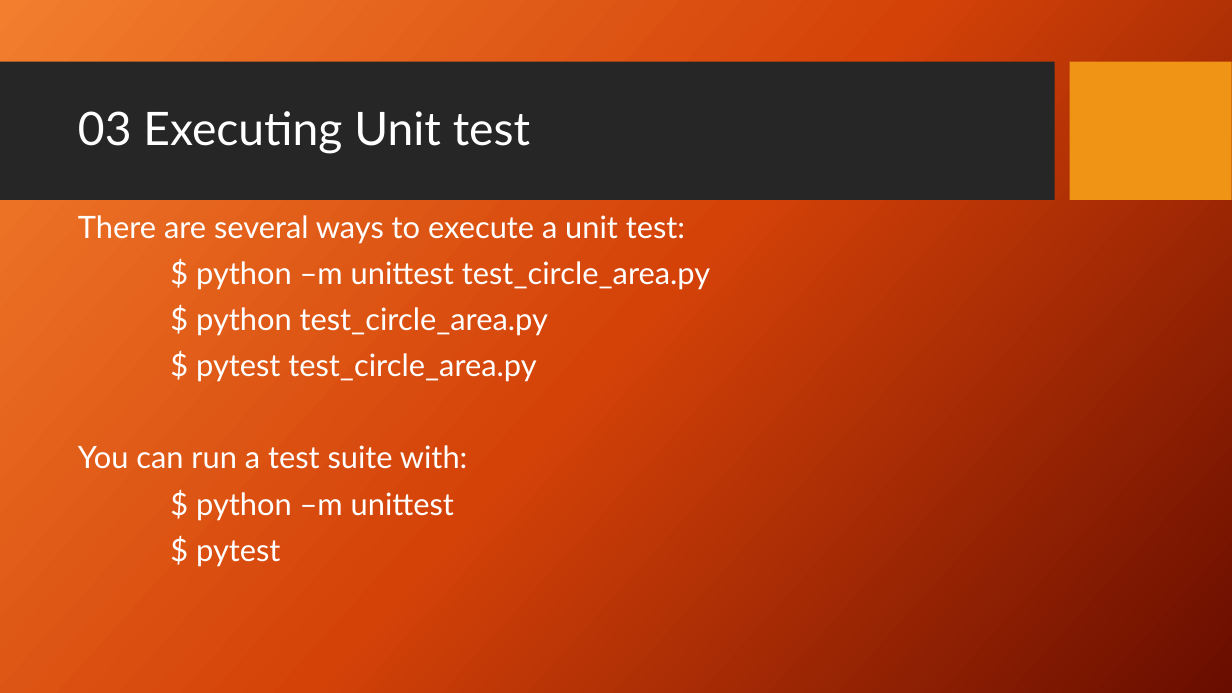
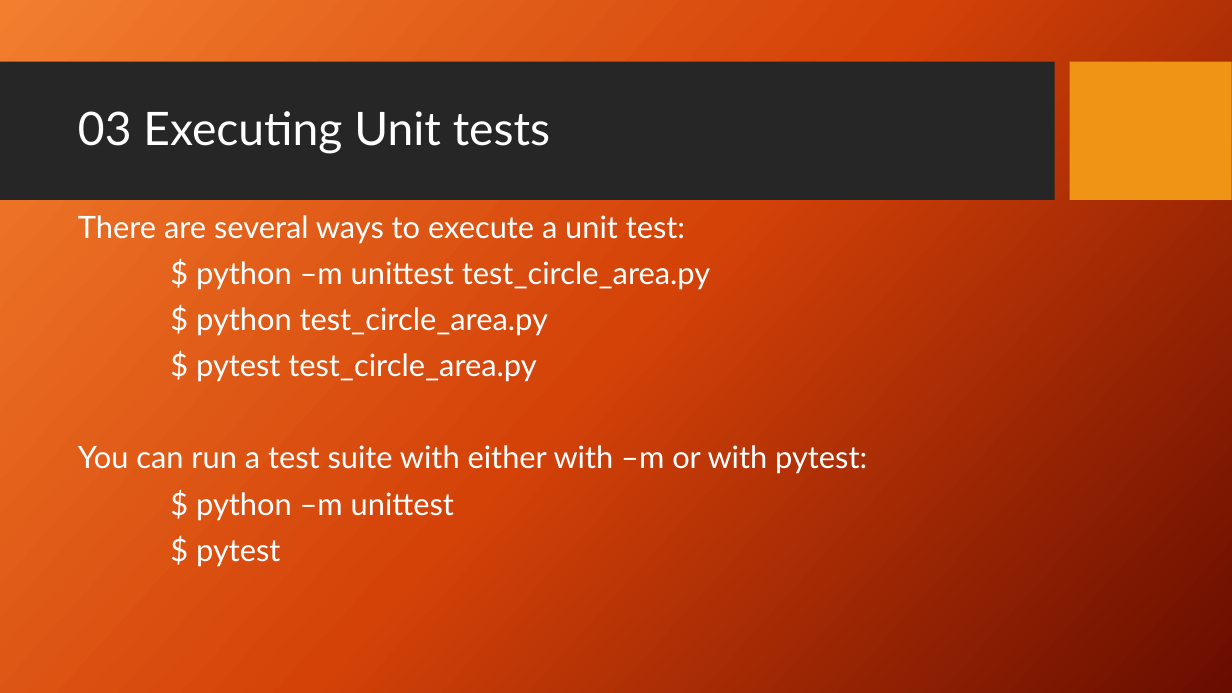
Before and after one commit to PrincetonUniversity/software_testing, a slide deck: slide 20 of UnitTestingSlides.pptx. Drawn at 1232x693 pixels with LibreOffice and Linux fonts; fonts in the diff are those of the drawing; background and template pictures are left out. Boxes give left, top, right and bottom in pixels: in the first picture for what was removed or moved away, otherwise in the second. Text is boxed around its words. In the diff, an @@ line names an element or a change of style, - is before the commit and + after.

```diff
--- a/UnitTestingSlides.pptx
+++ b/UnitTestingSlides.pptx
@@ title at <box>78,111,550,154</box>: text changed @@
-03 Executing Unit test
+03 Executing Unit tests
@@ text at <box>78,445,867,474</box>: text changed @@
-You can run a test suite with:
+You can run a test suite with either with –m or with pytest:
```
Also in this commit, not shown: 7 other slides changed.
